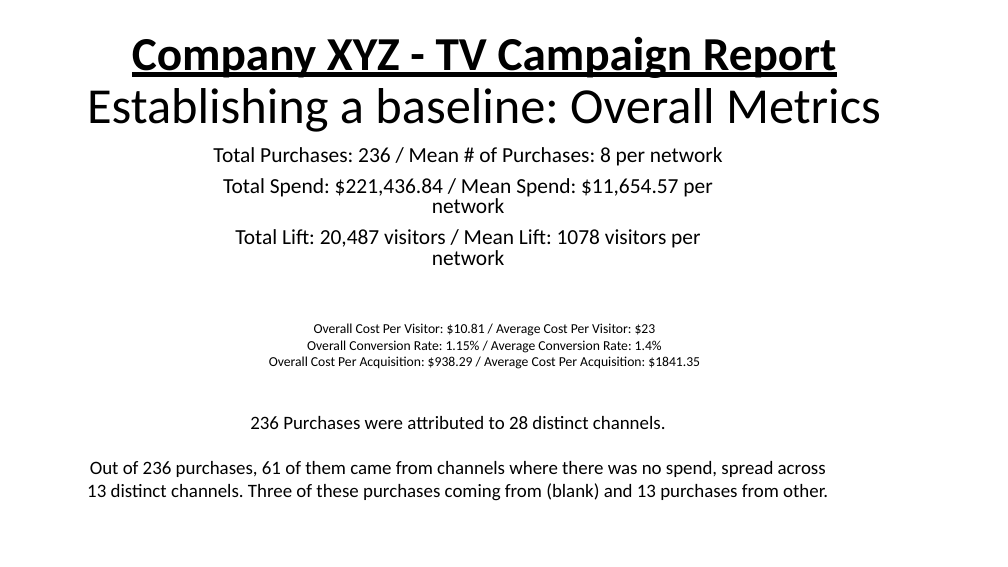
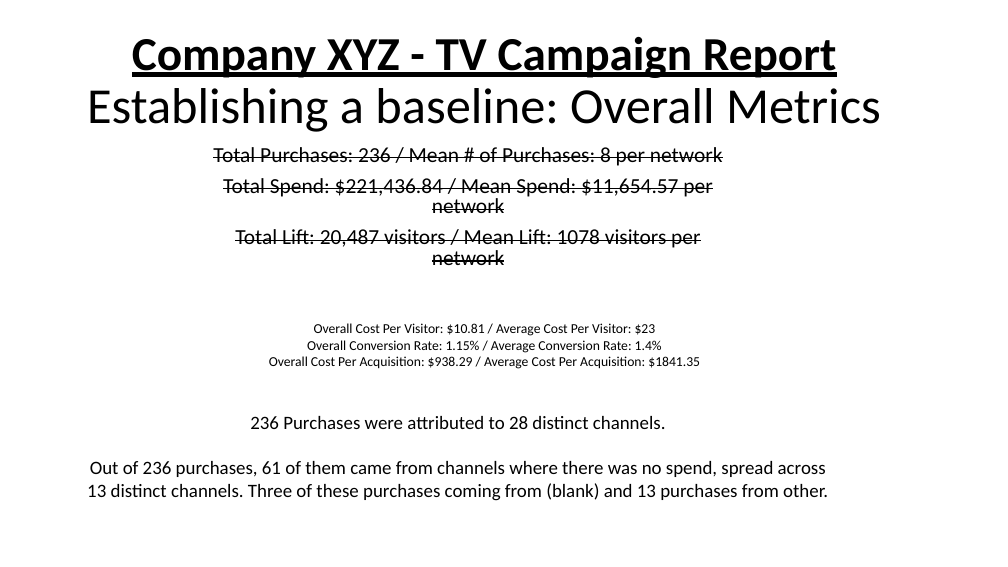
Before and after one commit to papir805/telepulse_ad_campaign_report, a slide deck: slide 1 of companyxyz_presentation.pptx. Drawn at 1008x567 pixels with LibreOffice and Linux fonts; fonts in the diff are those of the drawing. Boxes give left, top, right and bottom in pixels: in the first picture for what was removed or moved away, otherwise in the second. Text is boxed around its words. In the diff, an @@ line names an element or a change of style, - is before the commit and + after.

Commit message:
Fixed joins and report by month, created heatmaps, removed many unnecessary cells from notebook

```diff
--- a/companyxyz_presentation.pptx
+++ b/companyxyz_presentation.pptx
@@ subtitle "Total Purchases: 236 / Mean ..." at <box>213,147,723,265</box>: strikethrough on @@
```
Also in this commit, not shown: 9 other slides changed, 7 slides added, 4 slides removed, 9 other files.
